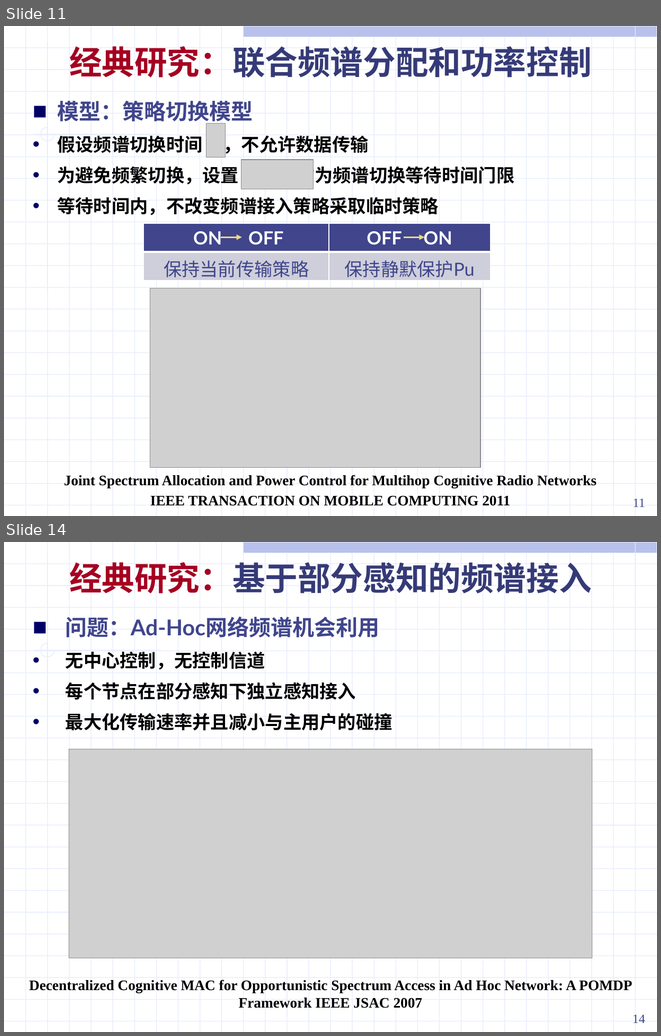
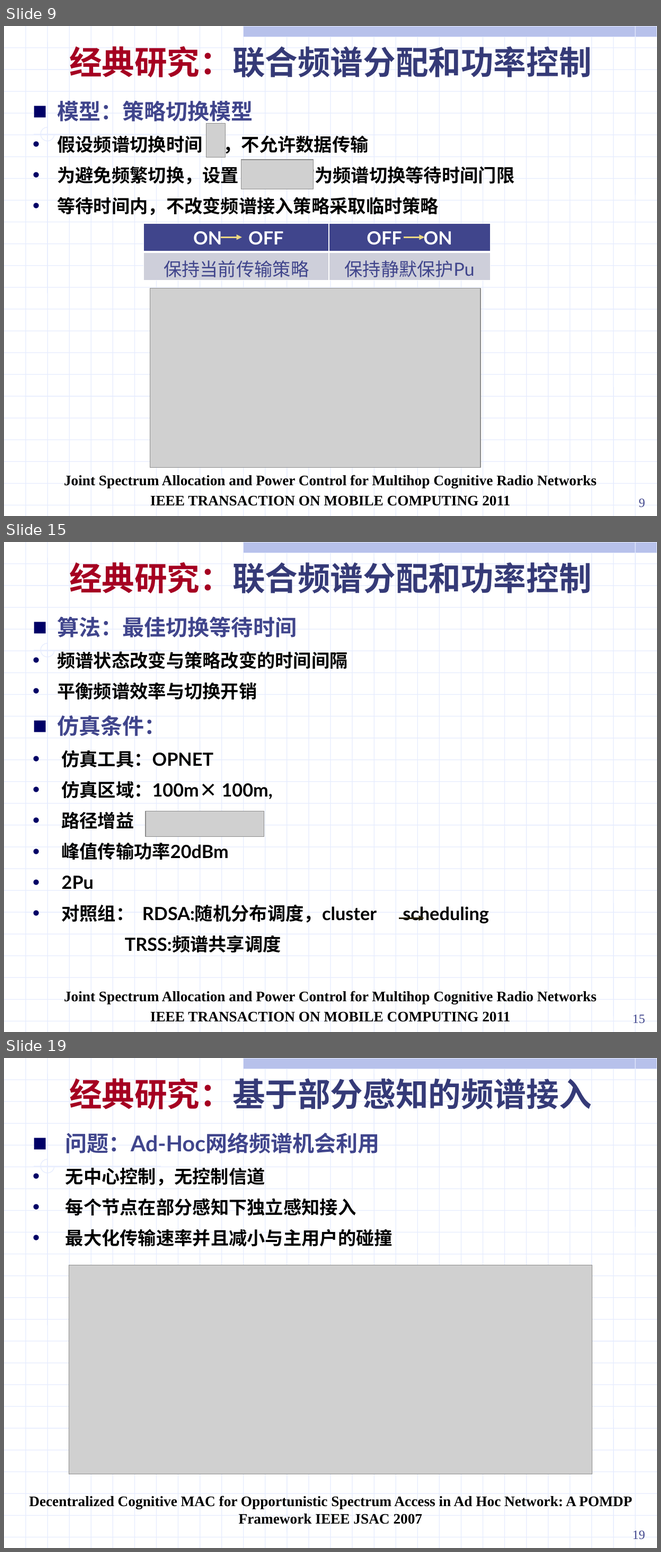
Before and after one commit to ssheroes/hello-world, a slide deck: 战术网频谱共享调研 (2).pptx. Shown one above the other, each under a label of ours: slides 11 and 14 before the commit, slides 9, 15 and 19 after it; the slides between them are not shown. The pictures are 661x1036 and 661x1552 pixels, drawn with LibreOffice and Linux fonts; fonts in the diff are those of the drawing; grey boxes stand for pictures. Boxes give left, top, right and bottom in pixels: in the first picture for what was removed or moved away, otherwise in the second. Text is boxed around its words. In the diff, an @@ line names an element or a change of style, - is before the commit and + after.

```diff
--- a/战术网频谱共享调研 (2).pptx
+++ b/战术网频谱共享调研 (2).pptx
@@ slide 15 added at (4,542,657,1032), background #FFFFFF; not listed: 56 template elements that a slide beside it also shows @@
@@ text added at (69,562,592,593), 36 pt, text #353A77, bold @@
+经典研究：联合频谱分配和功率控制
@@ text added at (57,617,489,952), 20 pt, text #000000, bold @@
+■ 算法：最佳切换等待时间
+• 频谱状态改变与策略改变的时间间隔
+• 平衡频谱效率与切换开销
+■ 仿真条件：
+• 仿真工具：OPNET
+• 仿真区域：100m× 100m,
+• 路径增益
+• 峰值传输功率20dBm
+• 2Pu
+• 对照组： RDSA:随机分布调度，cluster scheduling
+TRSS:频谱共享调度
@@ picture added at (146,811,265,837) @@
@@ arrow added from (399, 918) to (424, 918), #251F07 1.5 pt @@
@@ text added at (64,990,597,1022), 16 pt, text #000000, bold @@
+Joint Spectrum Allocation and Power Control for Multihop Cognitive Radio Networks
+IEEE TRANSACTION ON MOBILE COMPUTING 2011
@@ page number added at (633,1014,645,1023), 14 pt, text #40458C @@
+15
@@ what was slide 11 is now slide 9 @@
@@ page number at (639,498,645,507): text changed @@
-11
+9
@@ what was slide 14 is now slide 19 @@
@@ page number at (633,1530,645,1539): text changed @@
-14
+19
```
Also in this commit, not shown: 3 slides changed, 6 other slides added, 8 slides removed.
